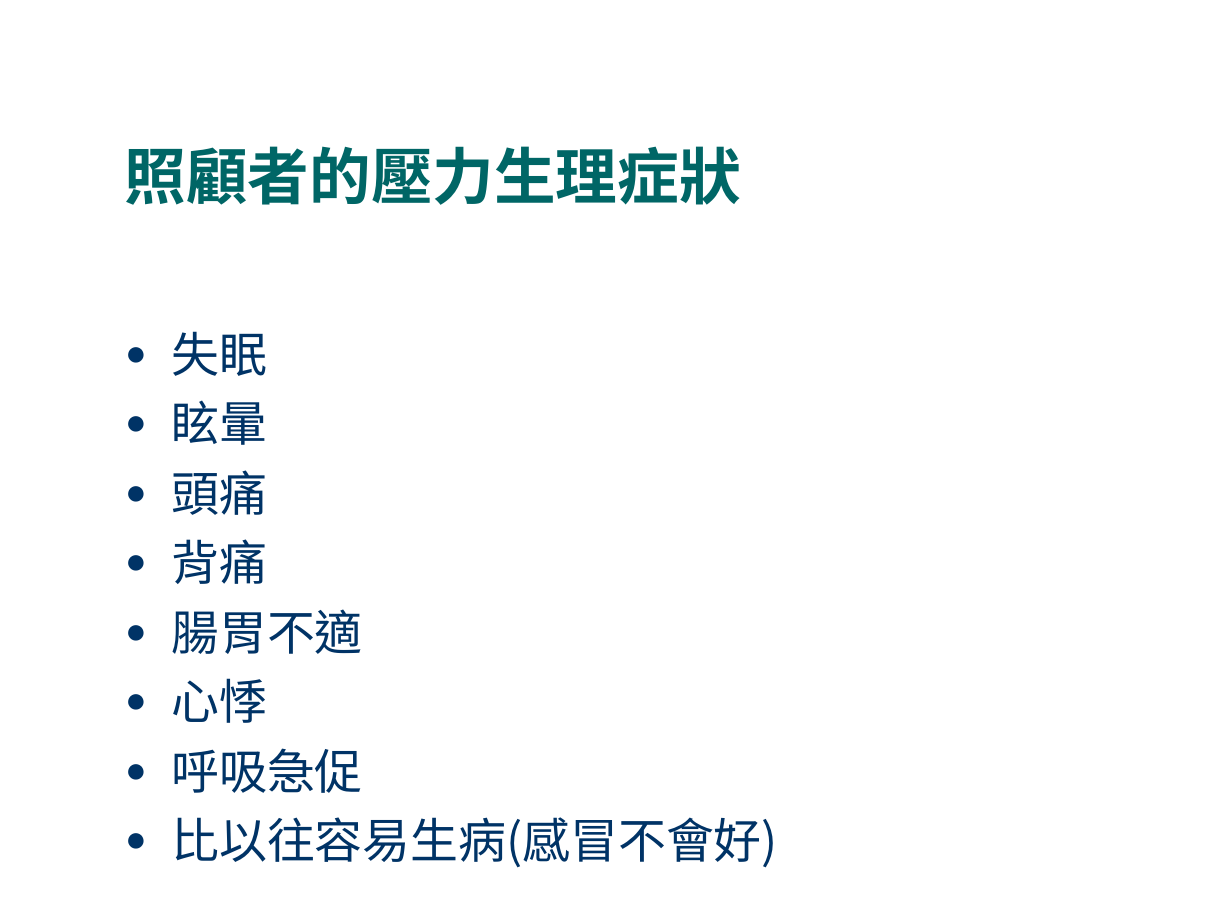
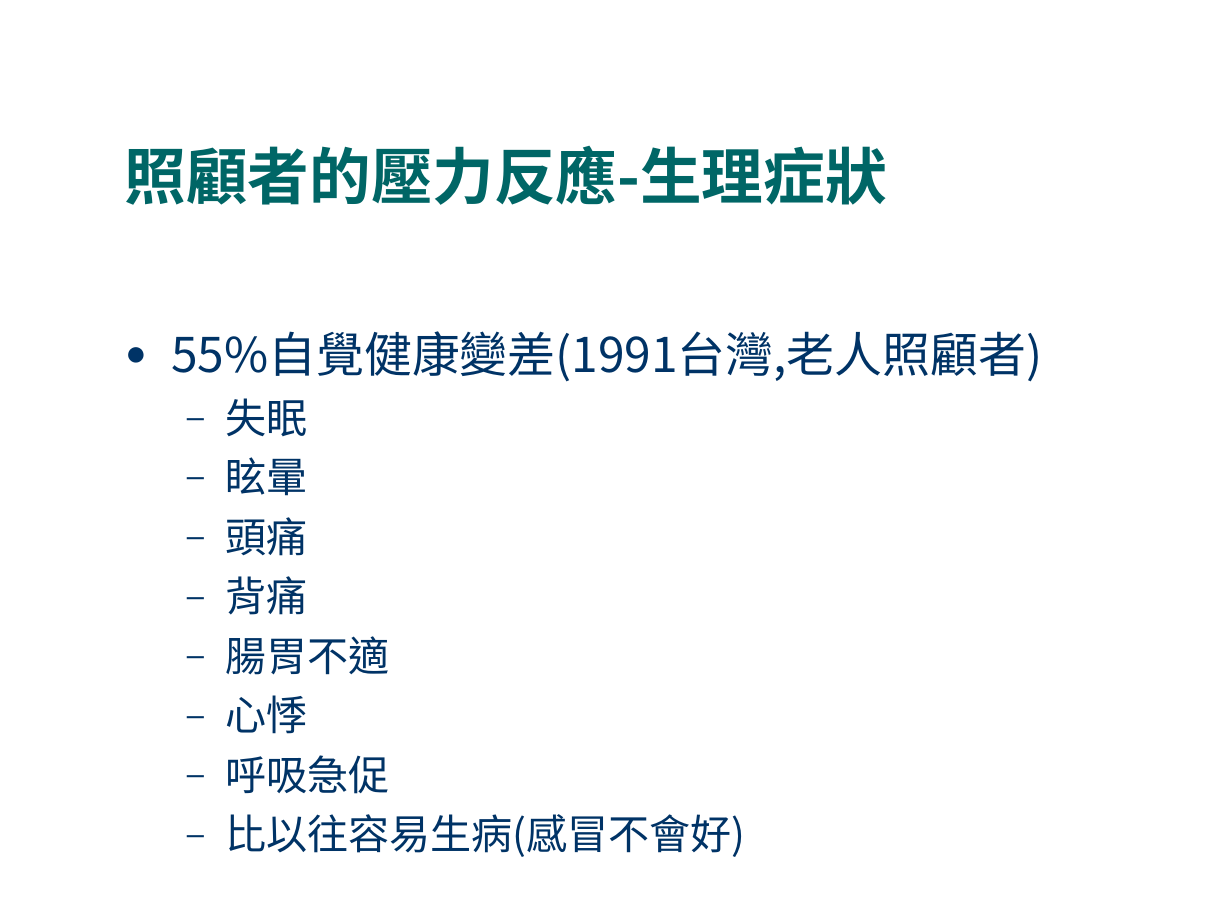
Before and after one commit to fhopecc/stxt, a slide deck: slide 13 of doc/tutorial/home_care.odp (slide 12 before the commit). Drawn at 1232x924 pixels with LibreOffice and Linux fonts; fonts in the diff are those of the drawing. Boxes give left, top, right and bottom in pixels: in the first picture for what was removed or moved away, otherwise in the second. Text is boxed around its words. In the diff, an @@ line names an element or a change of style, - is before the commit and + after.

```diff
--- a/doc/tutorial/home_care.odp
+++ b/doc/tutorial/home_care.odp
@@ title at bbox=[125, 146, 887, 205]: text changed @@
-照顧者的壓力生理症狀
+照顧者的壓力反應-生理症狀
@@ text at bbox=[171, 331, 1042, 382]: paragraph added @@
+● 55%自覺健康變差(1991台灣,老人照顧者)
@@ text at bbox=[225, 398, 746, 857]: size 28 to 24 pt in "失眠", "眩暈", "頭痛", "背痛" and 4 more places; bullet ● to –; list level 1 to 2 in "失眠"; list level 1 to 2 in "眩暈"; list level 1 to 2 in "頭痛"; list level 1 to 2 in "背痛"; list level 1 to 2 in "腸胃不適"; list level 1 to 2 in "心悸"; list level 1 to 2 in "呼吸急促"; list level 1 to 2 in "比以往容易生病(感冒不會好)" @@
```
Also in this commit, not shown: 6 other slides changed, 1 slide added, 2 slides removed.
